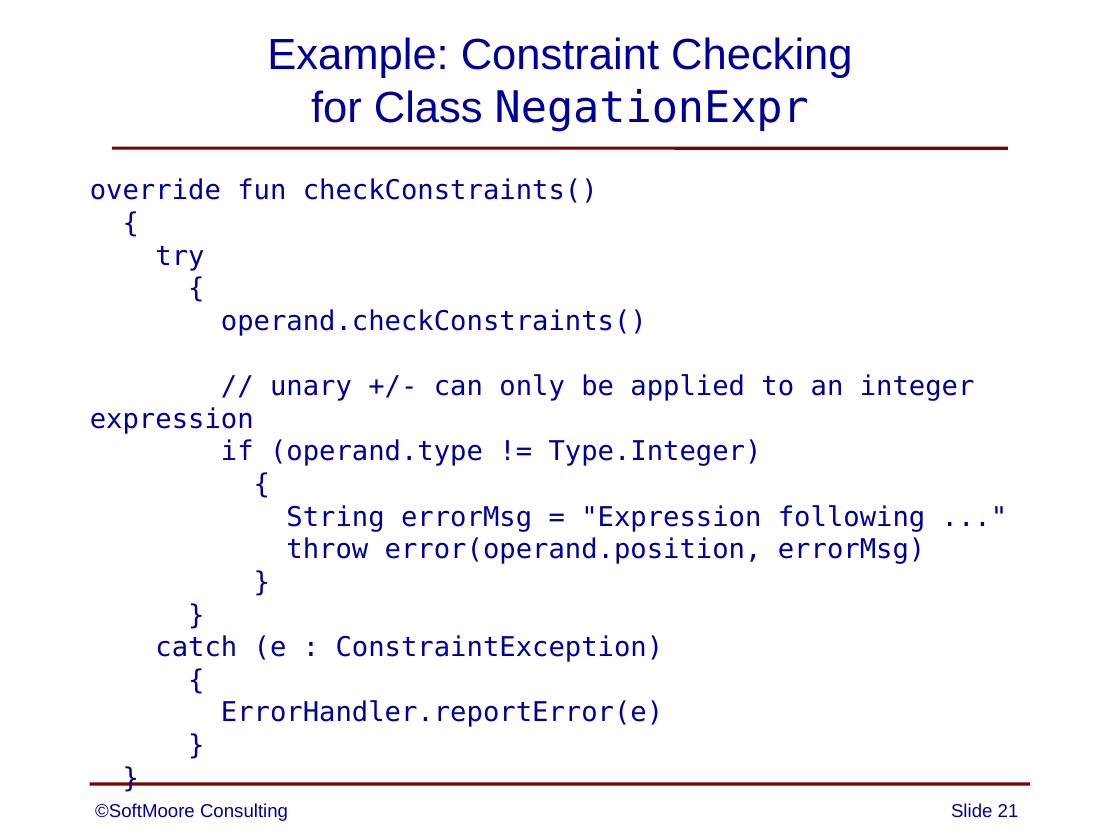
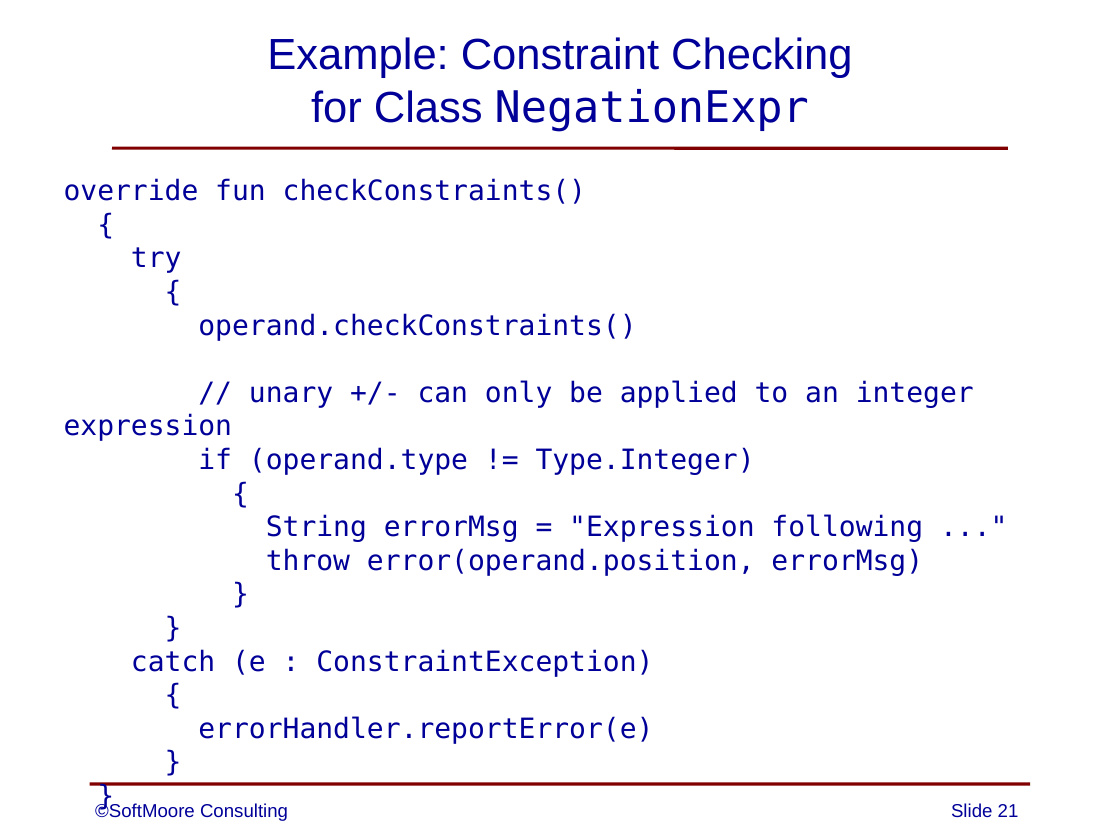
Before and after one commit to SoftMoore/CPRL-Kt-2nd, a slide deck: slide 21 of PowerPoints/09 - Constraint Analysis.pptx. Drawn at 1120x840 pixels with LibreOffice and Linux fonts; fonts in the diff are those of the drawing. Boxes give left, top, right and bottom in pixels: in the first picture for what was removed or moved away, otherwise in the second. Text is boxed around its words. In the diff, an @@ line names an element or a change of style, - is before the commit and + after.

```diff
--- a/PowerPoints/09 - Constraint Analysis.pptx
+++ b/PowerPoints/09 - Constraint Analysis.pptx
@@ text at [64, 178, 974, 677]: size 17.5 to 18 pt; indent changed @@
@@ text at [198, 716, 653, 744]: text changed; size 17.5 to 18 pt @@
-ErrorHandler.reportError(e)
+errorHandler.reportError(e)
```
Also in this commit, not shown: 1 other slide changed, 2 other files.
